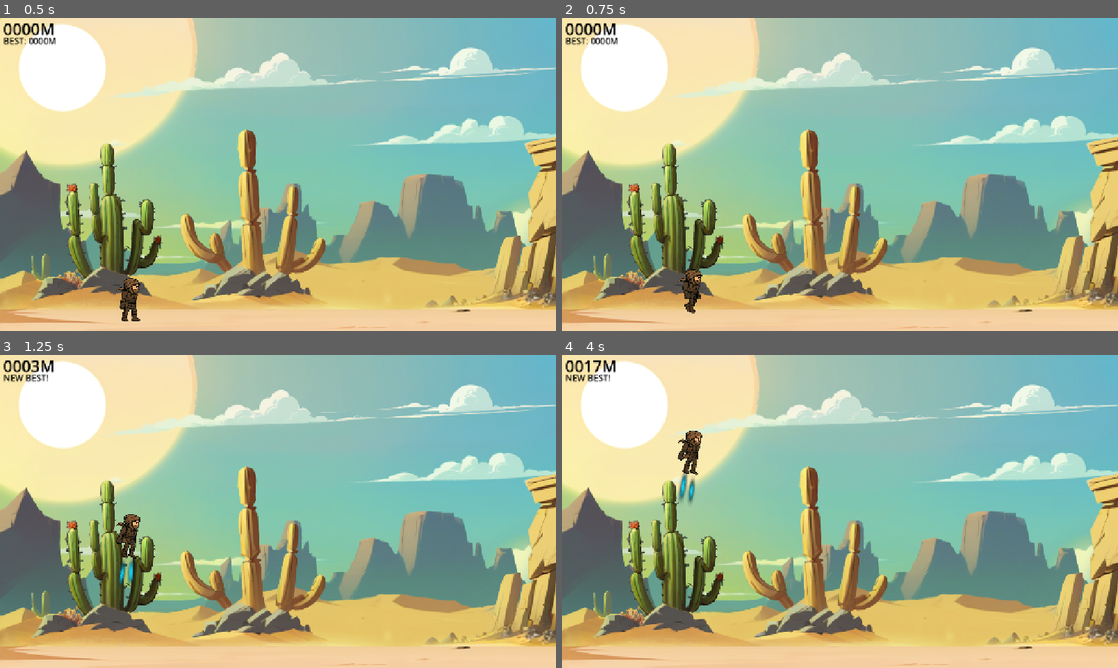
Above: before the commit, frames 1-4 (two rows, left to right).
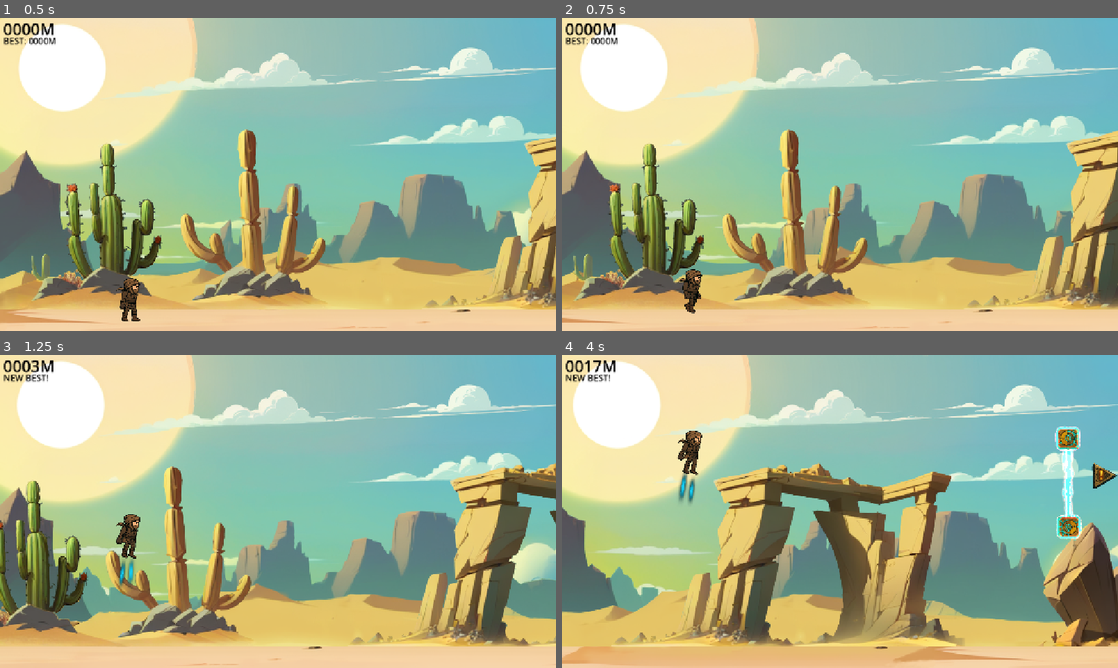
Above: after the commit, the same moments.

Repository: snowfrogdev/jetpack-joyride-clone
Game: Godot game, scene res://main.tscn
The game is run twice, just before and just after one commit, with the same random seed, the same clock (stepped at 60 frames per second) and the same inputs.
Inputs:
- Up to frame 1 (0.5 s): no input
- Up to frame 2 (0.75 s): tap Enter (ui_accept) at 0.5 s; hold Space (Boost) from 0.53 s (still down)
- Up to frame 3 (1.25 s): keep holding Space (Boost); tap Enter (ui_accept) at 0.77 s
- Up to frame 4 (4 s): release Space (Boost) at 1.28 s; tap Space (Boost) at 1.35, 2.85 s; tap Enter (ui_accept) at 1.52, 3.02, 3.77 s; hold Space (Boost) 2.03-2.78 s; hold Space (Boost) from 3.53 s (still down)

Frame 1 is identical in both runs. In frame 2, 19% of the frame differs, in the area x 0-100%, y 1-100%; in frame 3, 30%; in frame 4, 44%, in the area x 0-100%, y 0-100%.
Error before the commit: Invalid access to property or key 'died' on a base object of type 'CharacterBody2D (Player)'. (res://game.gd:20)

Commit message:
Enhance Sun Lance mechanics: extend fired and firing states, add projectile movement, and integrate shader for visual effects

Diff:
--- a/hazards/sun_lance/states/fired.gd
+++ b/hazards/sun_lance/states/fired.gd
@@ -2,5 +2,8 @@
 
 func enter(_previous_state_path: String, _data: Dictionary = {}) -> void:
   print("Entering Fired state")
-  await get_tree().create_timer(5).timeout
+  await get_tree().create_timer(15).timeout
   sun_lance_attack.queue_free()
+
+func physics_update(delta: float) -> void:
+  sun_lance_attack.projectile.position.x -= sun_lance_attack.projectile_speed * delta
--- a/hazards/sun_lance/states/firing.gd
+++ b/hazards/sun_lance/states/firing.gd
@@ -4,7 +4,12 @@
     print("Entering Firing state")
     sun_lance_attack.tracking_warning_sprite.visible = false
     sun_lance_attack.locked_warning_sprite.visible = true
-    # wait one second before firing
+
     await get_tree().create_timer(1.0).timeout
-    print("Firing at y:", _data["target_y"])
-    finished.emit(FIRED)
+    sun_lance_attack.locked_warning_sprite.visible = false
+
+    sun_lance_attack.projectile.visible = true
+    sun_lance_attack.projectile.position.y = _data["target_y"]
+    sun_lance_attack.projectile.global_position.x = sun_lance_attack.global_position.x
+
+    finished.emit(FIRED, _data)
--- /dev/null
+++ b/hazards/sun_lance/sun_lance.gdshader
@@ -0,0 +1,120 @@
+shader_type canvas_item;
+
+// Uniforms
+uniform vec2 iResolution;
+
+// Define palette arrays
+const vec3 HP[4] = vec3[4](
+    vec3(0.85, 0.1, 0.0),
+    vec3(0.9, 0.3, 0.1),
+    vec3(0.9, 0.5, 0.2),
+    vec3(0.9, 0.9, 0.3)
+);
+
+const vec3 PF[4] = vec3[4](
+    vec3(0.65625, 0.0, 0.68359375),
+    vec3(0.8515625, 0.19921875, 0.703125),
+    vec3(1.0, 0.59765625, 0.8359375),
+    vec3(0.9375, 0.859375, 0.83203125)
+);
+
+vec3 n_rand3(vec3 p) {
+    vec3 r = fract(sin(vec3(
+        dot(p, vec3(127.1,311.7,371.8)),
+        dot(p, vec3(269.5,183.3,456.1)),
+        dot(p, vec3(352.5,207.3,198.67))
+    )) * 43758.5453) * 2.0 - 1.0;
+    return normalize(vec3(r.x/cos(r.x), r.y/cos(r.y), r.z/cos(r.z)));
+}
+
+float noise(vec3 p) {
+    vec3 fv = fract(p);
+    vec3 nv = floor(p);
+    vec3 u = fv*fv*fv*(fv*(fv*6.0-15.0)+10.0);
+
+    return mix(
+        mix(
+            mix(dot(n_rand3(nv + vec3(0.0,0.0,0.0)), fv - vec3(0.0,0.0,0.0)),
+                dot(n_rand3(nv + vec3(1.0,0.0,0.0)), fv - vec3(1.0,0.0,0.0)),
+                u.x),
+            mix(dot(n_rand3(nv + vec3(0.0,1.0,0.0)), fv - vec3(0.0,1.0,0.0)),
+                dot(n_rand3(nv + vec3(1.0,1.0,0.0)), fv - vec3(1.0,1.0,0.0)),
+                u.x),
+            u.y),
+        mix(
+            mix(dot(n_rand3(nv + vec3(0.0,0.0,1.0)), fv - vec3(0.0,0.0,1.0)),
+                dot(n_rand3(nv + vec3(1.0,0.0,1.0)), fv - vec3(1.0,0.0,1.0)),
+                u.x),
+            mix(dot(n_rand3(nv + vec3(0.0,1.0,1.0)), fv - vec3(0.0,1.0,1.0)),
+                dot(n_rand3(nv + vec3(1.0,1.0,1.0)), fv - vec3(1.0,1.0,1.0)),
+                u.x),
+            u.y),
+        u.z);
+}
+
+float oct_noise(vec3 pos, float o) {
+    float ns = 0.0;
+    float d = 0.0;
+    int io = int(o);
+    float fo = fract(o);
+
+    for (int i = 0; i <= io; i++) {
+        float v = pow(2.0, float(i));
+        d += 1.0/v;
+        ns += noise(pos * v) * (1.0/v);
+    }
+
+    float v = pow(2.0, float(io + 1));
+    d += (1.0 * fo) / v;
+    ns += noise(pos * v) * (1.0 * fo / v);
+
+    return ns / d;
+}
+
+float posterize(float v, int n) {
+    float fn = float(n);
+    return floor(v * fn) / (fn - 1.0);
+}
+
+float f(vec2 uv) {
+    vec2 pos = uv;
+    pos.x *= iResolution.x / iResolution.y;
+    pos *= 10.0;
+
+    float base = (-pow(abs(uv.y - 0.5) * 2.0, 2.0) + pow(uv.x + 0.1, 8.0) - pow(uv.x + 0.1, 10.0)) * 10.0 - pow(1.1 - uv.x, 10.0);
+    float wave = oct_noise(vec3(pos + vec2(TIME * 8.0, 0.0), TIME * 0.5), (1.0 - uv.x) * 4.0) / 2.0;
+    float flares = pow(sin(1.0 - (noise(vec3(pos * 2.0 + vec2(TIME * 16.0, 0.0), TIME)) * 3.141592653689)), 4.0) / 16.0;
+
+    return base + wave + flares;
+}
+
+vec2 grad(vec2 x) {
+    vec2 h = vec2(0.01, 0.0);
+    return vec2(f(x + h.xy) - f(x - h.xy),
+                f(x + h.yx) - f(x - h.yx)) / (2.0 * h.x);
+}
+
+float border(vec2 uv) {
+    float v = f(uv);
+    vec2 g = grad(uv);
+    float de = abs(v) / length(g);
+    float eps = 0.01;
+    return smoothstep(1.0 * eps, 2.0 * eps, de);
+}
+
+void fragment() {
+    vec2 uv = UV;
+    vec2 pos = uv;
+    pos.x *= iResolution.x / iResolution.y;
+    pos *= 10.0;
+
+    float value = f(uv);
+    float b = step(0.5, border(uv));
+    float alpha = step(0.0, value);
+
+    // Palette selection
+    vec3 pal = HP[int(clamp(posterize(value, 4) * 4.0, 0.0, 3.0))];
+    vec3 color = pal - vec3(1.0 - alpha) - (1.0 - b);
+
+    COLOR = vec4(alpha == 1.0 ? color : vec3(0.5), alpha);
+}
--- a/hazards/sun_lance/sun_lance_attack.gd
+++ b/hazards/sun_lance/sun_lance_attack.gd
@@ -1,11 +1,13 @@
 class_name SunLanceAttack extends Node2D
 
 @export var tracking_speed: float = 5.0
+@export var projectile_speed: float = 750.0 # pixels per second
 
 @onready var player = $/root/Main/Game/Player
 @onready var warning: Node2D = $Warning
 @onready var tracking_warning_sprite: Sprite2D = $Warning/TrackingWarningSprite
 @onready var locked_warning_sprite: Sprite2D = $Warning/LockedWarningSprite
+@onready var projectile: Area2D = $Projectile
 
 var trigger_node: SunLanceTrigger
 var detection_line: float
--- a/hazards/sun_lance/sun_lance_attack.tscn
+++ b/hazards/sun_lance/sun_lance_attack.tscn
@@ -7,10 +7,21 @@
 [ext_resource type="Script" uid="uid://cv1ck1qa6bu1a" path="res://hazards/sun_lance/states/fired.gd" id="5_ktnvf"]
 [ext_resource type="Texture2D" uid="uid://dvm4s34w4nxr5" path="res://assets/sun_lance_warning.png" id="6_ktnvf"]
 [ext_resource type="Texture2D" uid="uid://doahrynyvesg2" path="res://assets/sun_lance_warning_locked.png" id="7_sd48h"]
+[ext_resource type="Shader" uid="uid://cwf60amtfcf37" path="res://hazards/sun_lance/sun_lance.gdshader" id="8_sd48h"]
+
+[sub_resource type="ShaderMaterial" id="ShaderMaterial_w8guq"]
+shader = ExtResource("8_sd48h")
+shader_parameter/iResolution = Vector2(160, 64)
+
+[sub_resource type="PlaceholderTexture2D" id="PlaceholderTexture2D_ktnvf"]
+
+[sub_resource type="CapsuleShape2D" id="CapsuleShape2D_sd48h"]
+height = 62.0
 
 [node name="SunLanceAttack" type="Node2D"]
 script = ExtResource("1_o1883")
-tracking_speed = 3.0
+tracking_speed = 1.5
+projectile_speed = 900.0
 
 [node name="StateMachine" type="Node" parent="." node_paths=PackedStringArray("initial_state")]
 script = ExtResource("2_vsehh")
@@ -39,3 +50,22 @@
 texture = ExtResource("7_sd48h")
 
 [node name="AnimationPlayer" type="AnimationPlayer" parent="Warning"]
+
+[node name="Projectile" type="Area2D" parent="." groups=["hazard"]]
+visible = false
+position = Vector2(0, 152)
+collision_layer = 2
+
+[node name="Polygon2D" type="Polygon2D" parent="Projectile"]
+material = SubResource("ShaderMaterial_w8guq")
+position = Vector2(42.5, -17)
+rotation = -3.14159
+scale = Vector2(1.53125, 1.53125)
+texture = SubResource("PlaceholderTexture2D_ktnvf")
+polygon = PackedVector2Array(-80, -32, 80, -32, 80, 32, -80, 32)
+uv = PackedVector2Array(0.00773144, 0.0176388, 0.982125, 0.012125, 0.976481, 1.00201, 0.00556231, 0.9965)
+
+[node name="CollisionShape2D" type="CollisionShape2D" parent="Projectile"]
+position = Vector2(-26, -17)
+rotation = -1.5708
+shape = SubResource("CapsuleShape2D_sd48h")
--- a/hazards/sun_lance/sun_lance_trigger_area.tscn
+++ b/hazards/sun_lance/sun_lance_trigger_area.tscn
@@ -9,6 +9,5 @@
 script = ExtResource("1_smbxt")
 
 [node name="CollisionShape2D" type="CollisionShape2D" parent="." groups=["sun_lance_trigger"]]
-position = Vector2(2011, 357)
 shape = SubResource("RectangleShape2D_6l6qw")
 debug_color = Color(0.986477, 0, 0.323194, 0.42)
--- a/player/player.gd
+++ b/player/player.gd
@@ -8,6 +8,7 @@
 var run_animation_speed: float = 1.0
 
 signal dying
+signal died
 
 @onready var hurtbox: Area2D = $Hurtbox
 @onready var animation_player: AnimationPlayer = $AnimationPlayer
--- a/segments/segment_00.tscn
+++ b/segments/segment_00.tscn
@@ -28,9 +28,15 @@
 
 [node name="CollisionShape2D" parent="SunCoreRelays/Collider" index="0"]
 rotation = -1.57017
-shape = SubResource("RectangleShape2D_gs3uv")
+shape = SubResource("RectangleShape2D_6l6qw")
 
 [node name="SunLanceTriggerArea" parent="." index="2" instance=ExtResource("2_6l6qw")]
 
+[node name="CollisionShape2D" parent="SunLanceTriggerArea" index="0"]
+position = Vector2(2078, 353)
+
+[node name="SunLanceTriggerArea" parent="SunLanceTriggerArea" index="1" instance=ExtResource("2_6l6qw")]
+position = Vector2(2590, 353)
+
 [editable path="SunCoreRelays"]
 [editable path="SunLanceTriggerArea"]
--- a/segments/segment_01.tscn
+++ b/segments/segment_01.tscn
@@ -1,18 +1,19 @@
-[gd_scene load_steps=6 format=3 uid="uid://d3nhndo0ehdml"]
+[gd_scene load_steps=7 format=3 uid="uid://d3nhndo0ehdml"]
 
 [ext_resource type="PackedScene" uid="uid://cypn3paix6woh" path="res://segments/base_segment.tscn" id="1_odgxk"]
 [ext_resource type="PackedScene" uid="uid://bofack50w2ncn" path="res://hazards/sun_core_relays/sun_core_relays.tscn" id="2_8xfd5"]
-
-[sub_resource type="RectangleShape2D" id="RectangleShape2D_1q7se"]
-size = Vector2(200.251, 24)
+[ext_resource type="PackedScene" uid="uid://bx11uakdwq3mg" path="res://hazards/sun_lance/sun_lance_trigger_area.tscn" id="3_1q7se"]
 
 [sub_resource type="RectangleShape2D" id="RectangleShape2D_0utlg"]
-size = Vector2(200.251, 24)
+size = Vector2(250.251, 24)
 
 [sub_resource type="RectangleShape2D" id="RectangleShape2D_g8aq3"]
-size = Vector2(142.125, 24)
+size = Vector2(250.251, 24)
 
-[node name="BaseSegment" instance=ExtResource("1_odgxk")]
+[sub_resource type="RectangleShape2D" id="RectangleShape2D_2xpiv"]
+size = Vector2(192.125, 24)
+
+[node name="Segment01" instance=ExtResource("1_odgxk")]
 
 [node name="EndMarker" parent="." index="0"]
 position = Vector2(4121, 337)
@@ -21,49 +22,67 @@
 position = Vector2(1402, 293)
 
 [node name="Beam" parent="SunCoreRelays" index="0"]
-points = PackedVector2Array(0.375, 100.125, -0.375, -100.125)
+rotation = -1.57454
+polygon = PackedVector2Array(-100.126, -12, 100.126, -12, 100.126, 12, -100.126, 12)
 
 [node name="StartNode" parent="SunCoreRelays" index="1"]
 position = Vector2(0.375, 100.125)
+rotation = -3.14534
 
 [node name="EndNode" parent="SunCoreRelays" index="2"]
 position = Vector2(-0.375, -100.125)
+rotation = -0.00374524
 
 [node name="CollisionShape2D" parent="SunCoreRelays/Collider" index="0"]
 rotation = -1.57454
-shape = SubResource("RectangleShape2D_1q7se")
+shape = SubResource("RectangleShape2D_0utlg")
 
 [node name="SunCoreRelays3" parent="." index="2" instance=ExtResource("2_8xfd5")]
 position = Vector2(3356, 567)
 
 [node name="Beam" parent="SunCoreRelays3" index="0"]
-points = PackedVector2Array(0.375, 100.125, -0.375, -100.125)
+rotation = -1.57454
+polygon = PackedVector2Array(-100.126, -12, 100.126, -12, 100.126, 12, -100.126, 12)
 
 [node name="StartNode" parent="SunCoreRelays3" index="1"]
 position = Vector2(0.375, 100.125)
+rotation = -3.14534
 
 [node name="EndNode" parent="SunCoreRelays3" index="2"]
 position = Vector2(-0.375, -100.125)
+rotation = -0.00374524
 
 [node name="CollisionShape2D" parent="SunCoreRelays3/Collider" index="0"]
 rotation = -1.57454
-shape = SubResource("RectangleShape2D_0utlg")
+shape = SubResource("RectangleShape2D_g8aq3")
 
 [node name="SunCoreRelays2" parent="." index="3" instance=ExtResource("2_8xfd5")]
 position = Vector2(2343, 566)
 
 [node name="Beam" parent="SunCoreRelays2" index="0"]
-points = PackedVector2Array(0.1875, 71.0625, -0.1875, -71.0625)
+rotation = -1.57343
+polygon = PackedVector2Array(-71.0627, -12, 71.0627, -12, 71.0627, 12, -71.0627, 12)
 
 [node name="StartNode" parent="SunCoreRelays2" index="1"]
 position = Vector2(0.1875, 71.0625)
+rotation = -3.14423
 
 [node name="EndNode" parent="SunCoreRelays2" index="2"]
 position = Vector2(-0.1875, -71.0625)
+rotation = -0.0026385
 
 [node name="CollisionShape2D" parent="SunCoreRelays2/Collider" index="0"]
 rotation = -1.57343
-shape = SubResource("RectangleShape2D_g8aq3")
+shape = SubResource("RectangleShape2D_2xpiv")
+
+[node name="SunLanceTriggerArea" parent="." index="4" instance=ExtResource("3_1q7se")]
+position = Vector2(2028, 341)
+
+[node name="SunLanceTriggerArea2" parent="." index="5" instance=ExtResource("3_1q7se")]
+position = Vector2(2464, 341)
+
+[node name="SunLanceTriggerArea3" parent="." index="6" instance=ExtResource("3_1q7se")]
+position = Vector2(2856, 341)
 
 [editable path="SunCoreRelays"]
 [editable path="SunCoreRelays3"]
Not shown, added: hazards/sun_lance/sun_lance.gdshader.uid
Not shown: 1 places in hazards/sun_lance/sun_lance_attack.tscn that only renumber resources
Not shown: 1 places in segments/segment_00.tscn that only renumber resources
